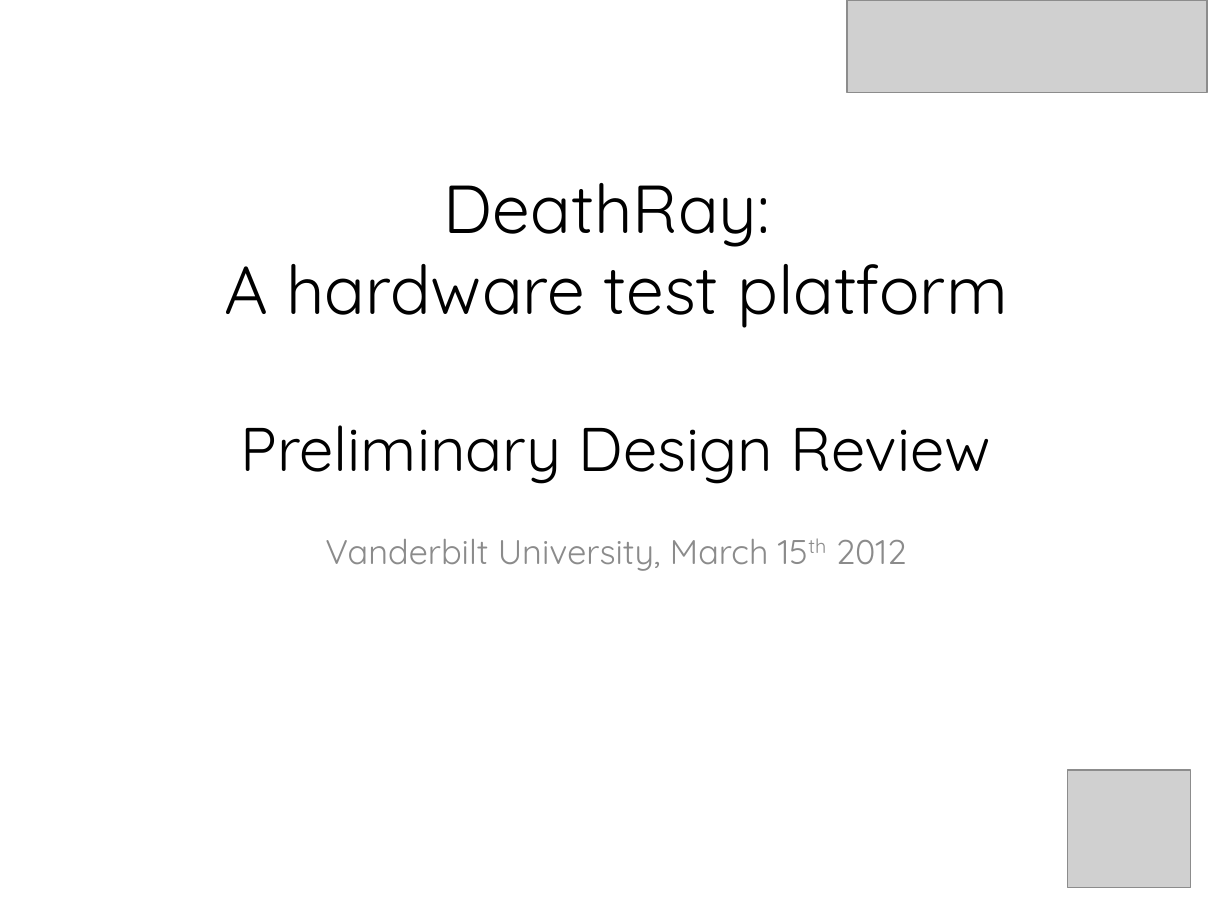
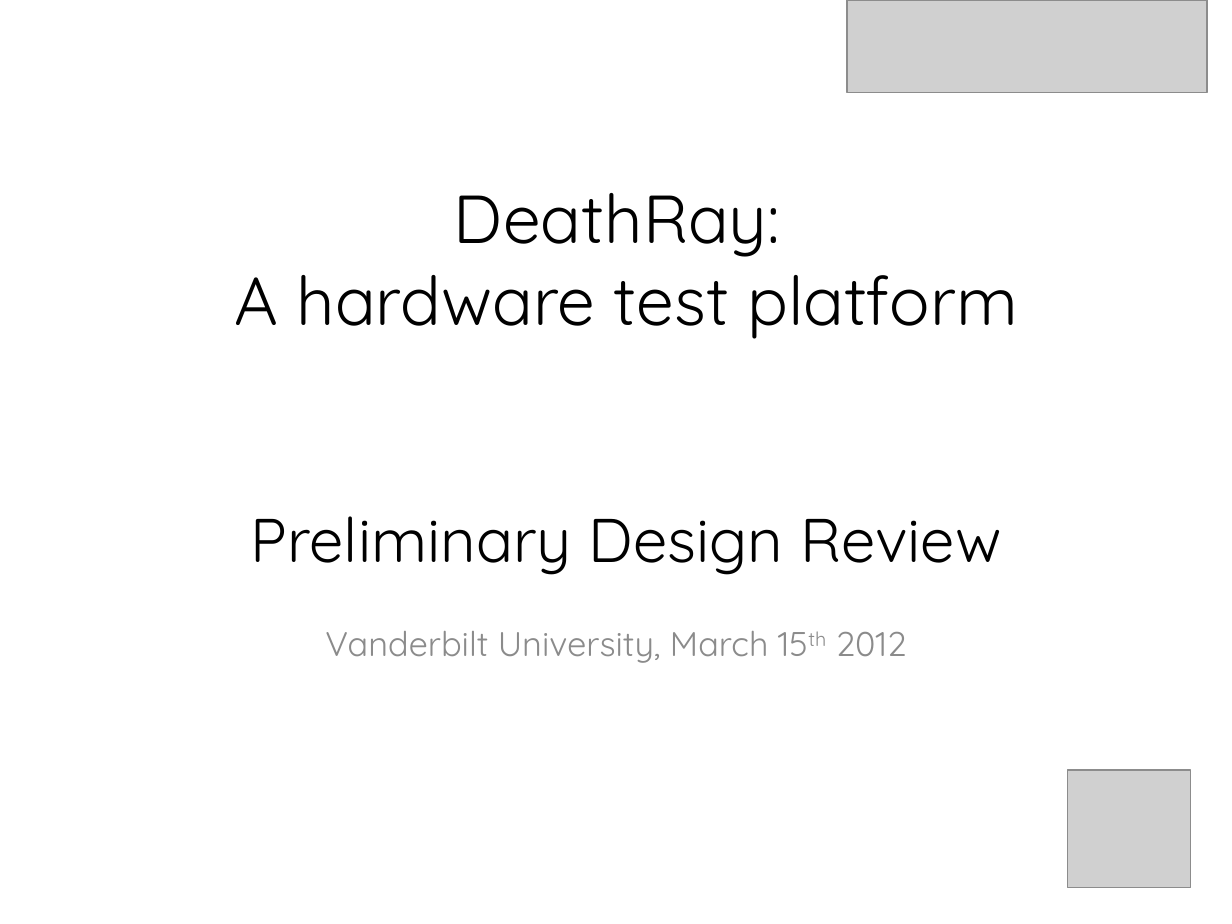
Before and after one commit to doctoboggan/DeathRay, a slide deck: slide 1 of manuals/desReview.pptx. Drawn at 1232x924 pixels with LibreOffice and Linux fonts; fonts in the diff are those of the drawing; grey boxes stand for pictures. Boxes give left, top, right and bottom in pixels: in the first picture for what was removed or moved away, otherwise in the second. Text is boxed around its words. In the diff, an @@ line names an element or a change of style, - is before the commit and + after.

```diff
--- a/manuals/desReview.pptx
+++ b/manuals/desReview.pptx
@@ title "DeathRay: A hardware test platform ..." rewrapped from [224,183,1008,484] to [234,193,1019,575] @@
@@ subtitle "Vanderbilt University, March 15th 2012": place and size @@
-subtitle "Vanderbilt University, March 15th 2012" at [325,539,907,571]
+subtitle "Vanderbilt University, March 15th 2012" at [325,631,907,663]
```
Also in this commit, not shown: 3 other slides changed, 1 slide added, 1 slide removed.
